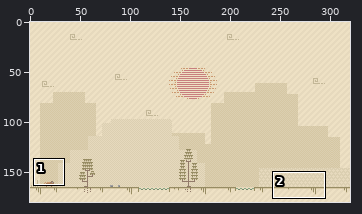
A pixel-art file gets an edit: asset-creation/background.aseprite. The first picture is a wide view before the edit; the outline marks the close-up.
Close-up. Old version:
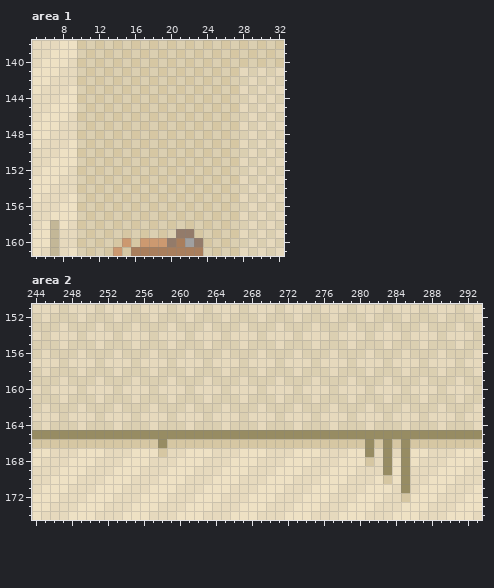
320x180 pixels, 1 frame. Shown: area 1: x 5..32, y 138..161; area 2: x 244..293, y 151..174.
The result:
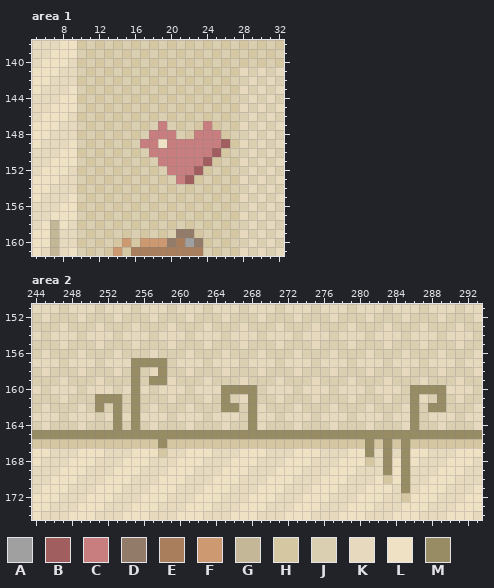
Palette (. is transparent): A #a0a0a0  B #a05e5e  C #c87e7e  D #937b6a  E #a97e5c  F #cc9970  G #c3b797  H #d6c7a3  J #dbcfb1  K #e6d9bd  L #eee1c4  M #978c63
Edits made:
layer "bush1" added
layer "bush2" added
layer "heart" added
Changed rows in their new state; - is an unchanged pixel.
Area 1, layer "heart":
first column x 17:
147 --C----C--
148 -CCC--CCC-
149 CCLCCCCCCB
150 -CCCCCCCB-
151 --CCCCCB--
152 ---CCCB---
153 ----CB----
Area 2, layers "heart", "bush2", "bush1":
first column x 251:
157 ----MMMM-------------------------------
158 ----M--M-------------------------------
159 ----M-MM-------------------------------
160 ----M---------MMMM-----------------MMMM
161 MMM-M---------M--M-----------------M--M
162 M-M-M---------MM-M-----------------M-MM
163 --M-M------------M-----------------M---
164 --M-M------------M-----------------M---
